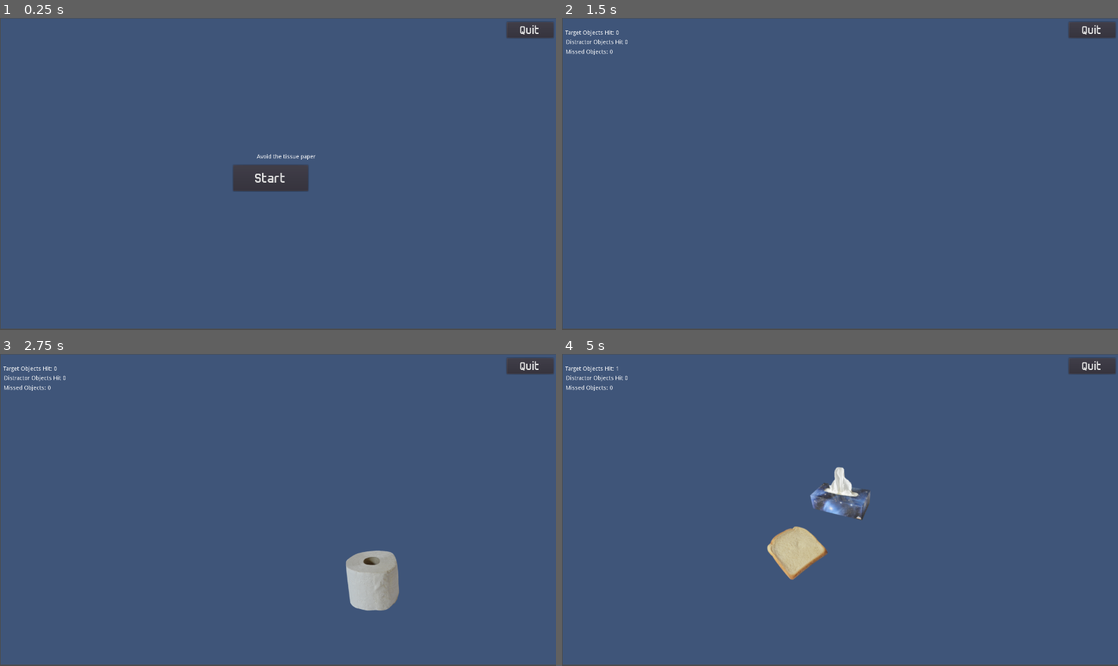
Above: before the commit, frames 1-4 (two rows, left to right).
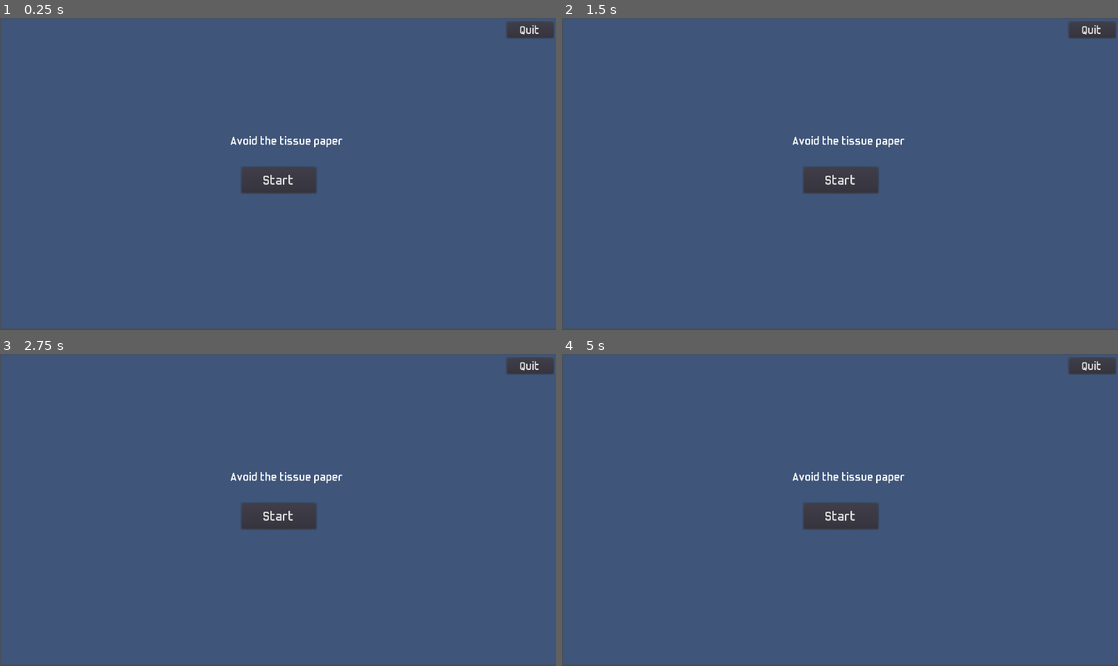
Above: after the commit, the same moments.

Repository: resquenazi/Object_Discrimination_Video_Game
Game: Godot game, scene res://Scenes/Game.tscn
Same seed, same stepped clock (60 frames per second), same inputs: the game is played once before the commit and once after it. This scene is started directly instead of the project's main scene.
Inputs (mouse positions are in pixels of both pictures, inside the frame that each line leads up to):
- Up to frame 1 (0.25 s): no input
- Up to frame 2 (1.5 s): click "Start" at 0.5 s; click (840, 180) at 1.25 s, where only the run after the commit has a clickable "Start"
- Up to frame 3 (2.75 s): click (278, 516) at 2 s, where only the run after the commit has a clickable "Start"
- Up to frame 4 (5 s): move the mouse to (934, 578) at 2.77 s; press the mouse at (934, 578) at 2.78 s; tap Enter at 3.5 s; move the mouse to (728, 525) at 3.52 s; release the mouse at (728, 525) at 3.53 s; click (728, 525) at 3.6 s; move the mouse to (895, 441) at 4.27 s; press the mouse at (895, 441) at 4.28 s

The runs differ from the first frame. In frame 1, 0.9% of the frame differs, in the area x 41-62%, y 37-57%; in frame 2, 1.7%; in frame 3, 3.3%, in the area x 0-72%, y 3-83%; in frame 4, 3.2%.

Commit message:
updating to be concurrent with commit ae2c392 in master. Added difficulty within levels, made a restart screen

Diff:
--- a/Scenes/Game.tscn
+++ b/Scenes/Game.tscn
@@ -13,10 +13,23 @@
 extents = Vector2( 27.801, 419.555 )
 
 [sub_resource type="DynamicFont" id=3]
+font_data = ExtResource( 1 )
+
+[sub_resource type="DynamicFont" id=4]
+font_data = ExtResource( 1 )
+
+[sub_resource type="DynamicFont" id=5]
+font_data = ExtResource( 1 )
+
+[sub_resource type="DynamicFont" id=6]
 size = 35
 font_data = ExtResource( 1 )
 
-[sub_resource type="DynamicFont" id=4]
+[sub_resource type="DynamicFont" id=7]
+size = 30
+font_data = ExtResource( 1 )
+
+[sub_resource type="DynamicFont" id=8]
 size = 30
 font_data = ExtResource( 1 )
 
@@ -25,53 +38,13 @@
 TargetObjects = ExtResource( 3 )
 DistractorObjects = ExtResource( 4 )
 
-[node name="TargetObjectsScoreLabel" type="Label" parent="."]
-anchor_top = 0.5
-anchor_bottom = 0.5
-margin_left = 8.0
-margin_top = 30.0
-margin_right = 168.0
-margin_bottom = 71.0
-text = "Target Objects Hit:"
-__meta__ = {
-"_edit_use_anchors_": false
-}
-
-[node name="DistractorObjectsScoreLabel" type="Label" parent="."]
-margin_left = 10.0
-margin_top = 53.0
-margin_right = 201.0
-margin_bottom = 90.0
-text = "Distractor Objects Hit:"
-__meta__ = {
-"_edit_use_anchors_": false
-}
-
-[node name="MissedObjectsLabel" type="Label" parent="."]
-margin_left = 9.38098
-margin_top = 77.3082
-margin_right = 151.381
-margin_bottom = 121.308
-text = "Missed Objects: "
-__meta__ = {
-"_edit_use_anchors_": false
-}
-
-[node name="GameOver" type="Label" parent="."]
-margin_left = 631.0
-margin_top = 335.0
-margin_right = 720.0
-margin_bottom = 357.0
-text = "Game Over!"
-__meta__ = {
-"_edit_use_anchors_": false
-}
-
 [node name="TargetObjectsTimer" type="Timer" parent="."]
 wait_time = 2.0
+one_shot = true
 
 [node name="DistractorObjectsTimer" type="Timer" parent="."]
 wait_time = 3.0
+one_shot = true
 
 [node name="GameBoarder" type="StaticBody2D" parent="."]
 
@@ -85,6 +58,90 @@
 
 [node name="CursorTrail" parent="." instance=ExtResource( 5 )]
 
+[node name="HUD" type="Control" parent="."]
+anchor_right = 1.0
+anchor_bottom = 1.0
+margin_right = 1364.0
+margin_bottom = 764.0
+__meta__ = {
+"_edit_use_anchors_": false
+}
+
+[node name="TargetObjectsScoreLabel" type="Label" parent="HUD"]
+anchor_top = 0.5
+anchor_bottom = 0.5
+margin_left = 8.0
+margin_top = -352.0
+margin_right = 168.0
+margin_bottom = -311.0
+custom_fonts/font = SubResource( 3 )
+text = "Target Objects Hit:"
+__meta__ = {
+"_edit_use_anchors_": false
+}
+
+[node name="DistractorObjectsScoreLabel" type="Label" parent="HUD"]
+margin_left = 10.0
+margin_top = 53.0
+margin_right = 201.0
+margin_bottom = 90.0
+custom_fonts/font = SubResource( 4 )
+text = "Distractor Objects Hit:"
+__meta__ = {
+"_edit_use_anchors_": false
+}
+
+[node name="MissedObjectsLabel" type="Label" parent="HUD"]
+margin_left = 9.38098
+margin_top = 77.3082
+margin_right = 151.381
+margin_bottom = 121.308
+custom_fonts/font = SubResource( 5 )
+text = "Missed Objects: "
+__meta__ = {
+"_edit_use_anchors_": false
+}
+
+[node name="StartButton" type="Button" parent="HUD"]
+anchor_left = 0.5
+anchor_top = 0.5
+anchor_right = 0.5
+anchor_bottom = 0.5
+margin_left = -89.3635
+margin_top = -15.0
+margin_right = 94.6365
+margin_bottom = 49.0
+custom_fonts/font = SubResource( 6 )
+text = "Start"
+__meta__ = {
+"_edit_use_anchors_": false
+}
+
+[node name="QuitButton" type="Button" parent="HUD"]
+margin_left = 1245.0
+margin_top = 10.0
+margin_right = 1360.0
+margin_bottom = 49.0
+custom_fonts/font = SubResource( 7 )
+text = "Quit"
+__meta__ = {
+"_edit_use_anchors_": false
+}
+
+[node name="DirectionsLabel" type="Label" parent="HUD"]
+anchor_left = 0.5
+anchor_top = 0.5
+anchor_right = 0.5
+anchor_bottom = 0.5
+margin_left = -115.5
+margin_top = -96.5
+margin_right = 115.5
+margin_bottom = -47.5
+custom_fonts/font = SubResource( 8 )
+__meta__ = {
+"_edit_use_anchors_": false
+}
+
 [node name="ColorRect" type="ColorRect" parent="."]
 show_behind_parent = true
 anchor_right = 1.0
@@ -97,27 +154,5 @@
 __meta__ = {
 "_edit_use_anchors_": false
 }
-
-[node name="Start" type="Button" parent="."]
-margin_left = 573.17
-margin_top = 362.337
-margin_right = 757.17
-margin_bottom = 426.337
-custom_fonts/font = SubResource( 3 )
-text = "Start"
-__meta__ = {
-"_edit_use_anchors_": false
-}
-
-[node name="Quit" type="Button" parent="."]
-margin_left = 1245.0
-margin_top = 10.0
-margin_right = 1360.0
-margin_bottom = 46.0
-custom_fonts/font = SubResource( 4 )
-text = "Quit"
-__meta__ = {
-"_edit_use_anchors_": false
-}
 [connection signal="timeout" from="TargetObjectsTimer" to="." method="_on_TargetObjectsTimer_timeout"]
 [connection signal="timeout" from="DistractorObjectsTimer" to="." method="_on_DistractorObjectsTimer_timeout"]
--- /dev/null
+++ b/Scenes/Restart.tscn
@@ -0,0 +1,80 @@
+[gd_scene load_steps=7 format=2]
+
+[ext_resource path="res://Fonts/TrulyMadlyDpad-a72o.ttf" type="DynamicFontData" id=1]
+[ext_resource path="res://Scripts/Restart.gd" type="Script" id=2]
+
+[sub_resource type="DynamicFont" id=1]
+size = 40
+font_data = ExtResource( 1 )
+
+[sub_resource type="DynamicFont" id=2]
+size = 60
+font_data = ExtResource( 1 )
+
+[sub_resource type="DynamicFont" id=3]
+size = 35
+font_data = ExtResource( 1 )
+
+[sub_resource type="DynamicFont" id=4]
+size = 30
+font_data = ExtResource( 1 )
+
+[node name="Control" type="Control"]
+margin_right = 1369.0
+margin_bottom = 772.0
+script = ExtResource( 2 )
+__meta__ = {
+"_edit_use_anchors_": false
+}
+
+[node name="ColorRect" type="ColorRect" parent="."]
+margin_right = 1365.0
+margin_bottom = 765.0
+color = Color( 0.25098, 0.337255, 0.478431, 1 )
+
+[node name="RestartButton" type="Button" parent="."]
+anchor_left = 0.5
+anchor_top = 0.5
+anchor_right = 0.5
+anchor_bottom = 0.5
+margin_left = -105.0
+margin_top = -36.0
+margin_right = 105.0
+margin_bottom = 36.0
+custom_fonts/font = SubResource( 1 )
+text = "Restart"
+
+[node name="GameOver" type="Label" parent="."]
+anchor_left = 0.5
+anchor_right = 0.5
+margin_left = -148.0
+margin_top = 168.0
+margin_right = 148.0
+margin_bottom = 258.0
+custom_fonts/font = SubResource( 2 )
+text = "Game Over!"
+align = 1
+
+[node name="RestartDirections" type="Label" parent="."]
+anchor_left = 0.5
+anchor_top = 0.5
+anchor_right = 0.5
+anchor_bottom = 0.5
+margin_left = -326.5
+margin_top = -138.0
+margin_right = 326.5
+margin_bottom = -18.0
+custom_fonts/font = SubResource( 3 )
+text = "You missed too many objects! Restart the game and try to advance to the next level!"
+align = 1
+autowrap = true
+
+[node name="Quit" type="Button" parent="."]
+anchor_left = 1.0
+anchor_right = 1.0
+margin_left = -196.0
+margin_top = 21.0
+margin_right = -29.0
+margin_bottom = 86.0
+custom_fonts/font = SubResource( 4 )
+text = "Quit"
--- a/Scripts/DistractorObjects.gd
+++ b/Scripts/DistractorObjects.gd
@@ -1,3 +1,4 @@
+
 extends RigidBody2D
 
 var pos
@@ -8,6 +9,8 @@
 var tex_ref_array = Global.tex_ref_array
 var randN = Global.sample
 var distractor_object = Global.distractor_object
+signal distractorObjectsPoints
+signal missedObjectsPoints
 
 # make objects bounce
 func _ready():
@@ -23,7 +26,8 @@
 		pos.y -= w/2
 		if mousePos.x >= pos.x and mousePos.x <= pos.x + w and mousePos.y >= pos.y \
 		and mousePos.y <= pos.y + w:
-				get_parent().distractorObjectsPoints += 1
+				emit_signal("distractorObjectsPoints")
 				queue_free()
 	if global_position.y > 600:
+		emit_signal("missedObjectsPoints")
 		queue_free() #clear cache
--- a/Scripts/Game.gd
+++ b/Scripts/Game.gd
@@ -3,47 +3,68 @@
 ## export scenes
 export (PackedScene) var TargetObjects
 export (PackedScene) var DistractorObjects
-#export (PackedScene) var UserInput
 
 ## initialize game variables
-var quit = false
+var quit = false #quit game
 var targetObjectsPoints = 0 #keep score of how many target objects were sliced
-var distractorObjectsPoints = 0
-var fallingObjects = 0 #keep track of missed objects
+var distractorObjectsPoints = 0 #keep score of how many distractor objects were sliced
+var missedObjectsPoints = 0 #keep track of missed objects
 var start = false  #start game
 var end = false #end game
 var cDif = 10 #points stuff
-var randN = Global.sample
-var playername = UserInput.playername
+var randN = Global.sample #get random number generated from global script
+var playername = UserInput.playername #get player name for saving
 var dateTimeDict = OS.get_datetime()
 var day = dateTimeDict.weekday
 var hour = dateTimeDict.hour
 var minute = dateTimeDict.minute
+
+# initialize variables for difficulty within level
+var target_object_timer_length = 2 #seconds
+var distractor_object_timer_length = 3
+var distractor_object_timer_start = true
+var target_object_timer_start = true
+export var level_change_speed = .01 #number of seconds to subtract from timer when player gets score
 
 ## set up variables for menu screen
 onready var distractor_object = Global.distractor_object #index of object to avoid during the game
 var object_labels = ["bowl", "bread", "cheese_grater", "clock", "cup", "pot", "straws",
  "tissue_paper", "toilet_paper", "tooth_paste"] #for display of object to avoid
 
-## hide things once user presses start
+#HUD Stuff
+onready var TargetObjectsScoreLabel = get_node("HUD/TargetObjectsScoreLabel")
+onready var DistractorObjectsScoreLabel = get_node("HUD/DistractorObjectsScoreLabel")
+onready var MissedObjectsLabel = get_node("HUD/MissedObjectsLabel")
+onready var StartButton = get_node("HUD/StartButton")
+onready var QuitButton = get_node("HUD/QuitButton")
+onready var DirectionsLabel = get_node("HUD/DirectionsLabel")
+
+
 func _ready():
-	$Start.connect("pressed", self, "_on_start_pressed")
-	$Quit.connect("pressed", self, "_on_quit_pressed")
-	$TargetObjectsScoreLabel.hide()
-	$MissedObjectsLabel.hide()
-	$DistractorObjectsScoreLabel.hide()
+	## hide things once user presses start
+	StartButton.connect("pressed", self, "_on_start_button_pressed")
+	QuitButton.connect("pressed", self, "_on_quit_button_pressed")
+	TargetObjectsScoreLabel.hide()
+	MissedObjectsLabel.hide()
+	DistractorObjectsScoreLabel.hide()
 
-## set up score keeping
+
 func _physics_process(delta):
-	$TargetObjectsScoreLabel.set_text("Target Objects Hit: " + str(targetObjectsPoints))
-	$MissedObjectsLabel.set_text("Missed Objects: " + str(fallingObjects))
-	$DistractorObjectsScoreLabel.set_text("Distractor Objects Hit " + str(distractorObjectsPoints))
-	$GameOver.set_text(" ")
+
+	if start and !end:
+		if distractor_object_timer_start == true:
+			$DistractorObjectsTimer.start(distractor_object_timer_length)
+			distractor_object_timer_start = false
+		if target_object_timer_start == true:
+			$TargetObjectsTimer.start(target_object_timer_length)
+			target_object_timer_start = false
 
 	# determine when game ends
 	if start and !end:
-		if fallingObjects >= 10:
+		if missedObjectsPoints >= 10:
 			end = true
+			_save()
+			get_tree().change_scene("res://Scenes/Restart.tscn")
 		if targetObjectsPoints > cDif:
 			cDif += 10
 			$TargetObjectsTimer.set_wait_time($TargetObjectsTimer.get_wait_time() - 0.1)
@@ -52,33 +73,40 @@
 	elif !start and !end:
 		var object_avoid = str(object_labels[distractor_object])
 		var object_avoid2 = object_avoid.replace("_", " ")
-		$GameOver.set_text("Avoid the " + str(object_avoid2))
+		DirectionsLabel.set_text("Avoid the " + str(object_avoid2))
+
 	# end text
 	else:
-		$GameOver.set_text("Game Over!")
+		DirectionsLabel.hide()
 		_save()
 
 ## instance scenes
-func _on_start_pressed():
+func _on_start_button_pressed():
 	start = true
-	$TargetObjectsScoreLabel.show()
-	$DistractorObjectsScoreLabel.show()
-	$MissedObjectsLabel.show()
+	TargetObjectsScoreLabel.show()
+	DistractorObjectsScoreLabel.show()
+	MissedObjectsLabel.show()
 	$TargetObjectsTimer.start()
 	$DistractorObjectsTimer.start()
-	$Start.hide()
+	StartButton.hide()
+	DirectionsLabel.hide()
 
 func _on_TargetObjectsTimer_timeout():
+	target_object_timer_start = true
 	if !end:
 		var t = TargetObjects.instance()
+		t.connect("targetObjectsPoints", self, "_on_target_object_sliced")
+		t.connect("missedObjectsPoints", self, "_on_missed_target_object")
 		t.global_position = Vector2(randi()%900+100, 600) #Vector2(#,#) controls x & y start positions of objects
 		add_child(t)
 	else:
 		$TargetObjectsTimer.stop()
 
 func _on_DistractorObjectsTimer_timeout():
+	distractor_object_timer_start = true
 	if !end:
 		var d = DistractorObjects.instance()
+		d.connect("distractorObjectsPoints", self, "_on_distractor_object_sliced")
 		d.global_position = Vector2(randi()%900+100, 600) #Vector2(#,#) controls x & y start positions of objects
 		add_child(d)
 	else:
@@ -91,14 +119,31 @@
 	data += "\n"
 	data += "Distractor_Objects_Points: " + str(distractorObjectsPoints)
 	data += "\n"
-	data += "Missed_Objects: " + str(fallingObjects)
+	data += "Missed_Objects: " + str(missedObjectsPoints)
 	var new_file = File.new()
-	#new_file.open("res://Data/savegame.txt")
 	new_file.open("res://Data/" + str(playername) + "_" + str(day) + "_" + str(hour) + "_" + str(minute) + ".txt", File.WRITE)
 	#Store the data and close the file
 	new_file.store_line(data)
 	new_file.close()
 
-func _on_quit_pressed():
+func _on_quit_button_pressed():
 	_save()
 	get_tree().quit()
+
+func _on_target_object_sliced():
+	if target_object_timer_length > 0:
+		target_object_timer_length -= level_change_speed #increase difficulty of game by making objects spawn faster
+		print("target timer" + str(target_object_timer_length))
+	targetObjectsPoints += 1
+	TargetObjectsScoreLabel.set_text("Target Objects Hit: " + str(targetObjectsPoints))
+
+func _on_missed_target_object():
+	missedObjectsPoints += 1
+	MissedObjectsLabel.set_text("Missed Objects: " + str(missedObjectsPoints))
+
+func _on_distractor_object_sliced():
+	if distractor_object_timer_length > 0:
+		distractor_object_timer_length -= level_change_speed #increase difficulty of game by making objects spawn faster
+		print("distractor timer" + str(distractor_object_timer_length))
+	distractorObjectsPoints += 1
+	DistractorObjectsScoreLabel.set_text("Distractor Objects Hit " + str(distractorObjectsPoints))
--- a/Scripts/MainMenu.gd
+++ b/Scripts/MainMenu.gd
@@ -7,6 +7,5 @@
 func PlayGame():
 	get_tree().change_scene("res://Scenes/UserInput.tscn")
 
-
 func Quit():
 	get_tree().quit()
--- /dev/null
+++ b/Scripts/Restart.gd
@@ -0,0 +1,11 @@
+extends Control
+
+func _ready():
+	$RestartButton.connect("pressed", self, "RestartGame")
+	$Quit.connect("pressed", self, "Quit")
+
+func RestartGame():
+	get_tree().change_scene("res://Scenes/Game.tscn")
+
+func Quit():
+	get_tree().quit()
--- a/Scripts/TargetObjects.gd
+++ b/Scripts/TargetObjects.gd
@@ -7,6 +7,8 @@
 var dir = randi()%200-50
 var tex_ref_array = Global.tex_ref_array
 var target_objects = Global.target_objects
+signal targetObjectsPoints
+signal missedObjectsPoints
 
 # make objects bounce
 func _ready():
@@ -22,8 +24,8 @@
 		pos.y -= w/2
 		if mousePos.x >= pos.x and mousePos.x <= pos.x + w and mousePos.y >= pos.y \
 		and mousePos.y <= pos.y + w:
-				get_parent().targetObjectsPoints += 1
+				emit_signal("targetObjectsPoints")
 				queue_free()
 	if global_position.y > 600:
-		get_parent().fallingObjects +=1
+		emit_signal("missedObjectsPoints")
 		queue_free() #clear cache
Not shown: 1 places in Scenes/Game.tscn that only renumber resources
